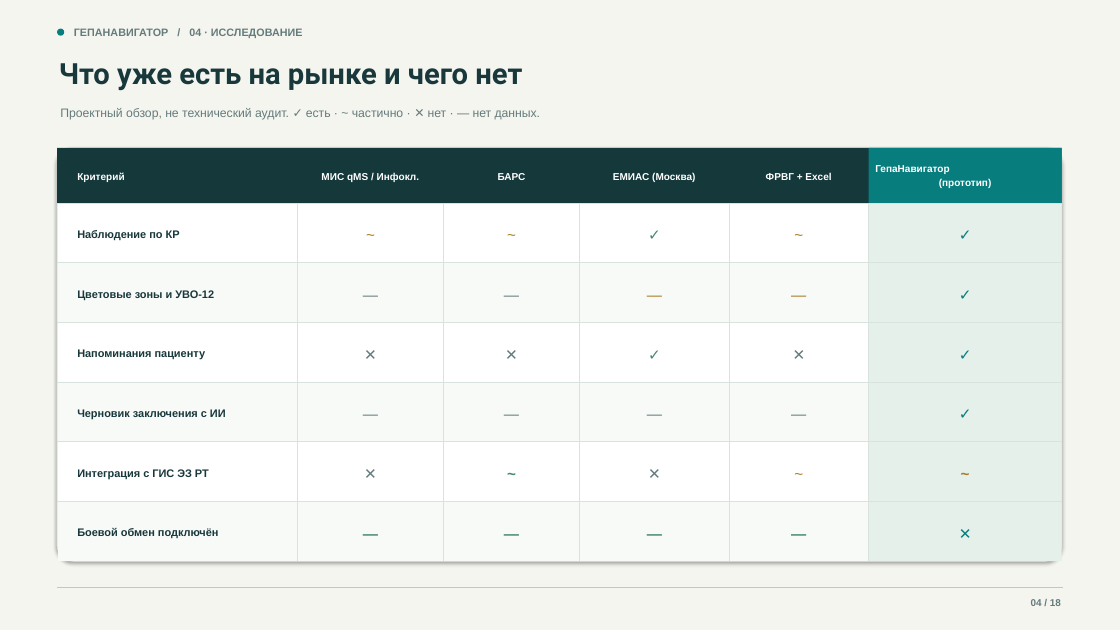
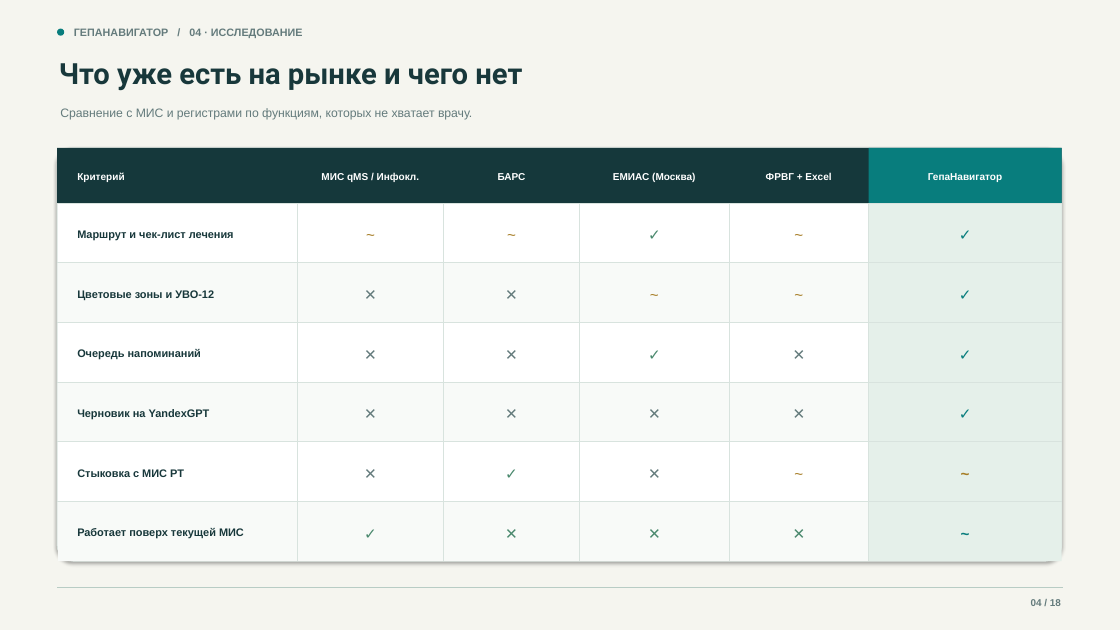
Before and after one commit to devenportg/GepaNavigator, a slide deck: slide 4 of deliverables/GepaNavigator_release.pptx. Drawn at 1120x630 pixels with LibreOffice and Linux fonts; fonts in the diff are those of the drawing. Boxes give left, top, right and bottom in pixels: in the first picture for what was removed or moved away, otherwise in the second. Text is boxed around its words. In the diff, an @@ line names an element or a change of style, - is before the commit and + after.

```diff
--- a/deliverables/GepaNavigator_release.pptx
+++ b/deliverables/GepaNavigator_release.pptx
@@ text at box(60, 108, 472, 120): text changed @@
-Проектный обзор, не технический аудит. ✓ есть · ~ частично · ✕ нет · — нет данных.
+Сравнение с МИС и регистрами по функциям, которых не хватает врачу.
@@ text at box(928, 173, 1002, 182): text changed @@
-ГепаНавигатор
-(прототип)
+ГепаНавигатор
@@ text at box(77, 230, 234, 241): text changed @@
-Наблюдение по КР
+Маршрут и чек-лист лечения
@@ text at box(304, 268, 437, 318): text changed @@
-—
+✕
@@ text at box(450, 268, 573, 318): text changed @@
-—
+✕
@@ text at box(586, 268, 723, 318): text changed @@
-—
+~
@@ text at box(736, 268, 862, 318): text changed @@
-—
+~
@@ text at box(77, 349, 201, 360): text changed @@
-Напоминания пациенту
+Очередь напоминаний
@@ text at box(304, 387, 437, 437): text changed @@
-—
+✕
@@ text at box(450, 387, 573, 437): text changed @@
-—
+✕
@@ text at box(586, 387, 723, 437): text changed @@
-—
+✕
@@ text at box(736, 387, 862, 437): text changed @@
-—
+✕
@@ text at box(77, 409, 210, 420): text changed @@
-Черновик заключения с ИИ
+Черновик на YandexGPT
@@ text at box(450, 447, 573, 497): text changed @@
-~
+✓
@@ text at box(77, 469, 184, 477): text changed @@
-Интеграция с ГИС ЭЗ РТ
+Стыковка с МИС РТ
@@ text at box(304, 507, 437, 556): text changed @@
-—
+✓
@@ text at box(450, 507, 573, 556): text changed @@
-—
+✕
@@ text at box(586, 507, 723, 556): text changed @@
-—
+✕
@@ text at box(736, 507, 862, 556): text changed @@
-—
+✕
@@ text at box(875, 507, 1055, 556): text changed @@
-✕
+~
@@ text at box(77, 528, 244, 539): text changed @@
-Боевой обмен подключён
+Работает поверх текущей МИС
```
Also in this commit, not shown: 10 other slides changed, 9 other files.
